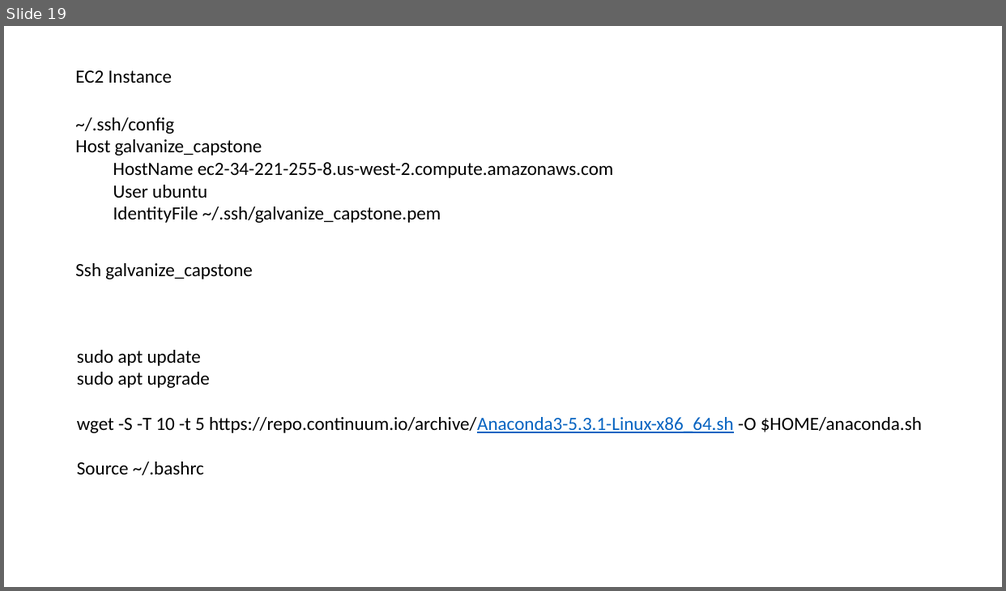
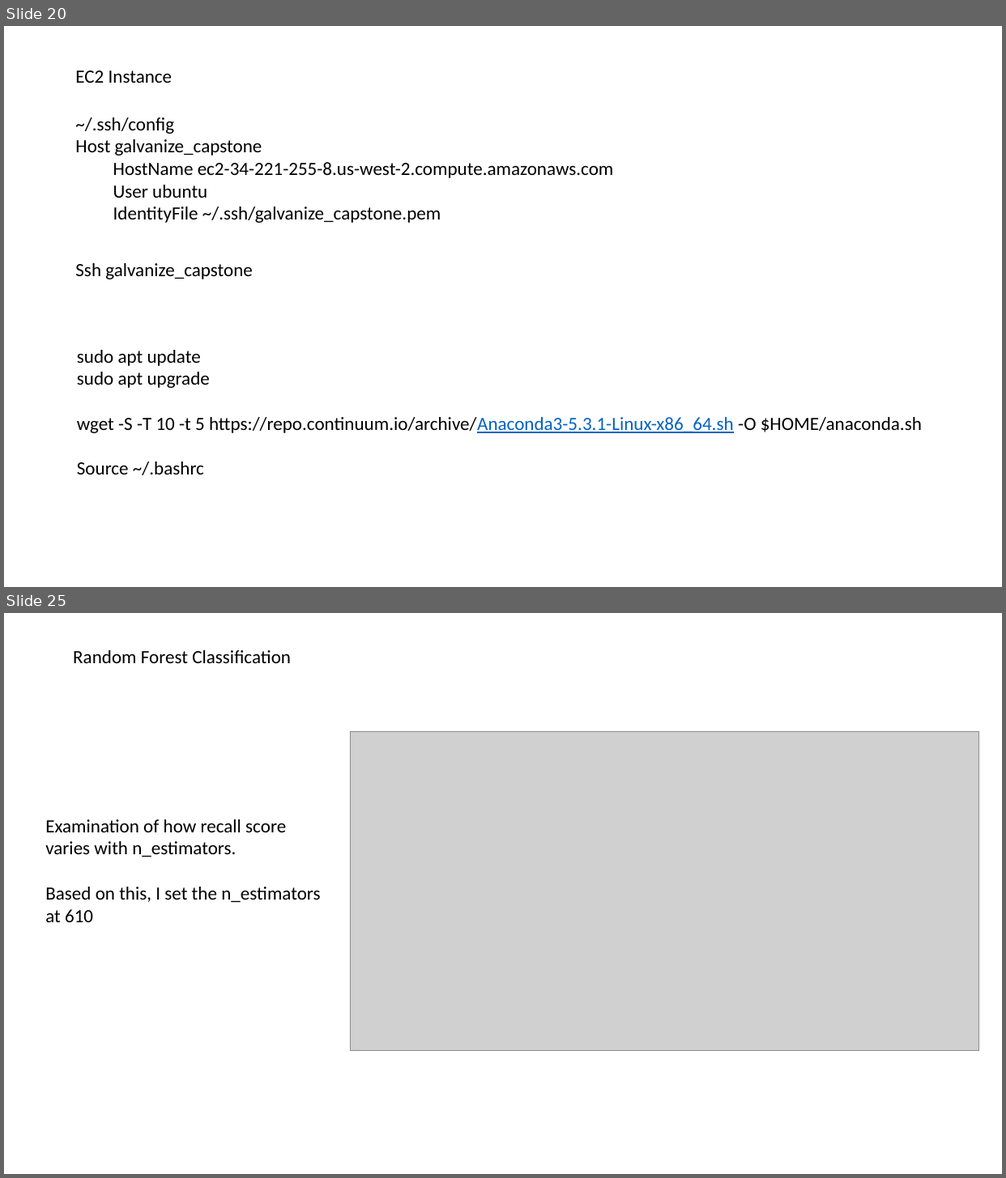
Before and after one commit to BruceZu/galvanize_capstone, a slide deck: Galvanize Capstone Process.pptx. Shown one above the other, each under a label of ours: slide 19 before the commit, slides 20 and 25 after it; the slides between them are not shown. The pictures are 1006x591 and 1006x1178 pixels, drawn with LibreOffice and Linux fonts; fonts in the diff are those of the drawing; grey boxes stand for pictures. Boxes give left, top, right and bottom in pixels: in the first picture for what was removed or moved away, otherwise in the second. Text is boxed around its words. In the diff, an @@ line names an element or a change of style, - is before the commit and + after.

```diff
--- a/Galvanize Capstone Process.pptx
+++ b/Galvanize Capstone Process.pptx
@@ slide 25 added at box(4, 613, 1002, 1174), background #FFFFFF @@
@@ text added at box(73, 650, 291, 663), 18 pt, text #000000 @@
+Random Forest Classification
@@ picture added at box(351, 732, 979, 1051) @@
@@ text added at box(45, 820, 320, 922), 18 pt, text #000000 @@
+Examination of how recall score varies with n_estimators.
+Based on this, I set the n_estimators at 610
@@ what was slide 19 is now slide 20 @@
```
Also in this commit, not shown: 11 other slides added, 1 slide removed.
